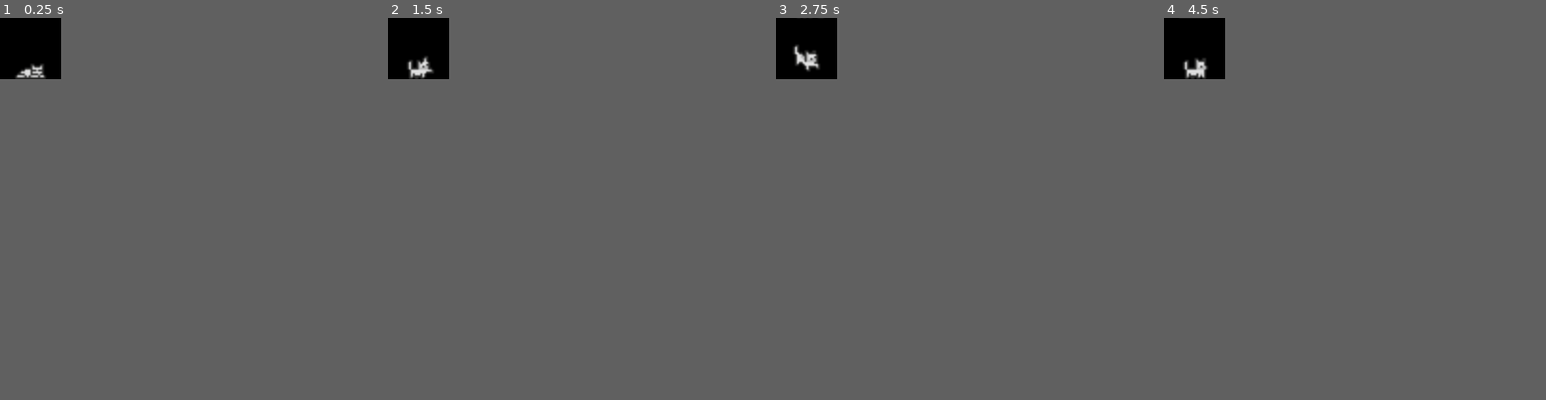
Above: before the commit, frames 1-4 (left to right).
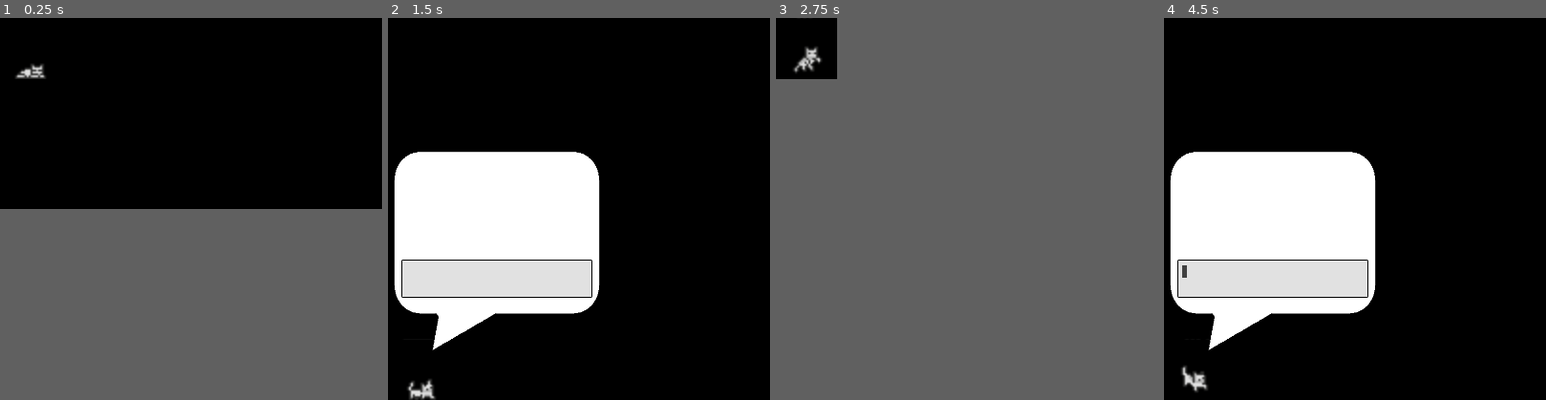
Above: after the commit, the same moments.

Repository: DoHe/clippycat
Game: Godot game, scene res://scenes/main.tscn
The game is run twice, just before and just after one commit, with the same random seed, the same clock (stepped at 60 frames per second) and the same inputs.
Inputs (mouse positions are in pixels of both pictures, inside the frame that each line leads up to):
- Up to frame 1 (0.25 s): no input
- Up to frame 2 (1.5 s): move the mouse to (433, 44) at 0.52 s; press the mouse at (433, 44) at 0.53 s; tap Middle mouse button (action_alt, bound only after the commi… at 0.8 s; release the mouse at (433, 44) at 1.25 s; drag from (407, 52) to (414, 60) at 1.27 s
- Up to frame 3 (2.75 s): move the mouse to (814, 33) at 2.02 s; press the mouse at (814, 33) at 2.03 s; tap Middle mouse button (action_alt, bound only after the commi… at 2.3 s
- Up to frame 4 (4.5 s): release the mouse at (1202, 33) at 2.75 s; drag from (1190, 60) to (1175, 40) at 2.77 s; move the mouse to (1213, 56) at 3.52 s; press the mouse at (1213, 56) at 3.53 s; tap Middle mouse button (action_alt, bound only after the commi… at 3.8 s; right-click (1213, 56) at 4.15 s; release the mouse at (1213, 56) at 4.25 s; drag from (1175, 40) to (1186, 33) at 4.27 s
In our replay, in frame 1 the window is 64x64 before the commit and 400x200 after it. These sizes can differ from the game's own. Grey fills any space a smaller window leaves; there, only what the larger window draws over its background counts as a difference.

The runs differ from the first frame. In frame 1, only the window size differs. In frame 2, 23% of the frame differs, in the area x 1-56%, y 10-100%; in frame 3, 0.3%; in frame 4, 23%, in the area x 1-56%, y 10-98%.

Commit message:
Add chat

Diff:
--- /dev/null
+++ b/globals/events.gd
@@ -0,0 +1,4 @@
+extends Node
+
+@warning_ignore_start("UNUSED_SIGNAL")
+signal character_action_triggered(action: String)
--- a/objects/character/character.gd
+++ b/objects/character/character.gd
@@ -1,4 +1,6 @@
 extends Node2D
+
+class_name Character
 
 @onready var animated_sprite: AnimatedSprite2D = %AnimatedSprite2D2
 @onready var idle_action_timer: Timer = %IdleActionTimer
@@ -28,14 +30,14 @@
 func _ready() -> void:
 	animated_sprite.animation_finished.connect(_on_animation_finished)
 	idle_action_timer.start(randf_range(idle_action_interval_min, idle_action_interval_max))
+	Events.character_action_triggered.connect(_on_character_action_triggered)
 
 
 func _unhandled_input(event: InputEvent) -> void:
-	if event.is_action_pressed("action"):
+	if event.is_action_pressed("action_alt"):
 		var idx := Random.RNG.rand_weighted(CLICK_ACTION_LIKELIHOODS.values())
 		var click_animation = CLICK_ACTION_LIKELIHOODS.keys()[idx]
 		animated_sprite.play(click_animation)
-		return
 
 
 func _on_animation_finished() -> void:
@@ -49,3 +51,8 @@
 	var idle_action_animation = IDLE_ACTION_LIKELIHOODS.keys()[idx]
 	animated_sprite.play(idle_action_animation)
 	idle_action_timer.start(randf_range(idle_action_interval_min, idle_action_interval_max))
+
+
+func _on_character_action_triggered(action: String) -> void:
+	if action == "dance":
+		animated_sprite.play("jumping2")
--- a/objects/character/character.tscn
+++ b/objects/character/character.tscn
@@ -541,8 +541,10 @@
 unique_name_in_owner = true
 scale = Vector2(2, 2)
 sprite_frames = SubResource("SpriteFrames_f6lkx")
-animation = &"pounce"
+animation = &"jumping2"
 autoplay = "sleeping"
+frame = 7
+frame_progress = 1.0
 
 [node name="IdleActionTimer" type="Timer" parent="."]
 unique_name_in_owner = true
--- a/project.godot
+++ b/project.godot
@@ -18,10 +18,14 @@
 boot_splash/fullsize=false
 config/icon="res://icon.svg"
 
+[autoload]
+
+Events="*res://globals/events.gd"
+
 [display]
 
-window/size/viewport_width=64
-window/size/viewport_height=64
+window/size/viewport_width=400
+window/size/viewport_height=200
 window/size/resizable=false
 window/size/borderless=true
 window/size/always_on_top=true
@@ -36,6 +40,21 @@
 "events": [Object(InputEventMouseButton,"resource_local_to_scene":false,"resource_name":"","device":-1,"window_id":0,"a …(257 unchanged characters)…
 ]
 }
+option={
+"deadzone": 0.2,
+"events": [Object(InputEventMouseButton,"resource_local_to_scene":false,"resource_name":"","device":-1,"window_id":0,"alt_pressed":false,"shift_pressed":false,"ctrl_pressed":false,"meta_pressed":false,"button_mask":2,"position":Vector2(247, 10),"global_position":Vector2(256, 56),"factor":1.0,"button_index":2,"canceled":false,"pressed":true,"double_click":false,"script":null)
+]
+}
+action_alt={
+"deadzone": 0.2,
+"events": [Object(InputEventMouseButton,"resource_local_to_scene":false,"resource_name":"","device":-1,"window_id":0,"alt_pressed":false,"shift_pressed":false,"ctrl_pressed":false,"meta_pressed":false,"button_mask":4,"position":Vector2(260, 17),"global_position":Vector2(269, 63),"factor":1.0,"button_index":3,"canceled":false,"pressed":true,"double_click":false,"script":null)
+]
+}
+commit={
+"deadzone": 0.2,
+"events": [Object(InputEventKey,"resource_local_to_scene":false,"resource_name":"","device":-1,"window_id":0,"alt_pressed":false,"shift_pressed":false,"ctrl_pressed":true,"meta_pressed":false,"pressed":false,"keycode":0,"physical_keycode":4194309,"key_label":0,"unicode":0,"location":0,"echo":false,"script":null)
+]
+}
 
 [rendering]
 
--- /dev/null
+++ b/scenes/main.gd
@@ -0,0 +1,41 @@
+extends Node
+
+class_name Main
+
+const character_position_small: Vector2i = Vector2i(32, 32)
+const small_window_size: Vector2i = Vector2i(64, 64)
+const character_position_large: Vector2i = Vector2i(32, 368)
+const large_window_size: Vector2i = Vector2i(400, 400)
+
+var is_dragging: bool = false
+var dragging_origin: Vector2 = Vector2.ZERO
+
+@onready var chat: Chat = %Chat
+@onready var character: Character = %Character
+
+
+func _unhandled_input(event: InputEvent) -> void:
+	if event.is_action_pressed("option"):
+		is_dragging = true
+		dragging_origin = event.position
+
+	if event.is_action_released("option"):
+		is_dragging = false
+
+	if event is InputEventMouseMotion and is_dragging:
+		get_window().position += Vector2i(event.position - dragging_origin)
+
+
+	if event.is_action_pressed("action"):
+		if chat.visible:
+			get_window().size = small_window_size
+			get_window().position.y += large_window_size.y - small_window_size.y
+			chat.hide()
+			character.position = character_position_small
+		else:
+			get_window().size = large_window_size
+			get_window().position.y -= large_window_size.y - small_window_size.y
+			character.position = character_position_large
+			chat.show()
+			chat.grab_focus()
+			chat.input.grab_focus()
--- a/scenes/main.tscn
+++ b/scenes/main.tscn
@@ -1,8 +1,16 @@
-[gd_scene load_steps=2 format=3 uid="uid://ccm3sdnh8mpch"]
+[gd_scene load_steps=4 format=3 uid="uid://ccm3sdnh8mpch"]
 
+[ext_resource type="PackedScene" uid="uid://cx0olfta7r5ok" path="res://ui/chat/chat.tscn" id="1_0wfyh"]
 [ext_resource type="PackedScene" uid="uid://syde6aockvsy" path="res://objects/character/character.tscn" id="1_o5qli"]
+[ext_resource type="Script" uid="uid://dg6vntg2di6jp" path="res://scenes/main.gd" id="1_sugp2"]
 
 [node name="Main" type="Node"]
+script = ExtResource("1_sugp2")
+
+[node name="Chat" parent="." instance=ExtResource("1_0wfyh")]
+unique_name_in_owner = true
+visible = false
 
 [node name="Character" parent="." instance=ExtResource("1_o5qli")]
+unique_name_in_owner = true
 position = Vector2(32, 32)
--- /dev/null
+++ b/ui/chat/chat.gd
@@ -0,0 +1,27 @@
+extends Container
+
+class_name Chat
+
+@onready var input: TextEdit = %Input
+@onready var output: RichTextLabel = %Output
+
+
+func _ready() -> void:
+	input.text = ""
+	output.text = ""
+
+
+func _on_input_gui_input(event: InputEvent) -> void:
+	if event.is_action_pressed("commit"):
+		send_text(input.text)
+		get_viewport().set_input_as_handled()
+
+
+func send_text(text: String) -> void:
+	output.append_text("\n[b]You said:[/b] [i]%s[/i]\n\n" % text)
+	input.text = ""
+	if text == "dance":
+		output.append_text("here you go\n")
+		Events.character_action_triggered.emit("dance")
+	else:
+		output.append_text("right now the only thing I know how to is dance\n")
--- /dev/null
+++ b/ui/chat/chat.tscn
@@ -0,0 +1,87 @@
+[gd_scene load_steps=7 format=3 uid="uid://cx0olfta7r5ok"]
+
+[ext_resource type="Texture2D" uid="uid://btyd7ro8n1yyf" path="res://assets/conversation_filled.png" id="1_bvtqp"]
+[ext_resource type="Script" uid="uid://3ngel31ad6we" path="res://ui/chat/chat.gd" id="1_ww7tl"]
+[ext_resource type="FontFile" uid="uid://c8eub6cn1fjfv" path="res://assets/fonts/roboto/Roboto_SemiCondensed-Regular.ttf" id="2_ww7tl"]
+[ext_resource type="FontFile" uid="uid://bohcrusxpau1d" path="res://assets/fonts/roboto/Roboto_SemiCondensed-Italic.ttf" id="3_uto1s"]
+[ext_resource type="FontFile" uid="uid://jr5ca07sx8ss" path="res://assets/fonts/roboto/Roboto_SemiCondensed-Bold.ttf" id="4_jw78y"]
+
+[sub_resource type="StyleBoxFlat" id="StyleBoxFlat_85g3d"]
+content_margin_left = 5.0
+content_margin_top = 5.0
+content_margin_right = 5.0
+content_margin_bottom = 5.0
+bg_color = Color(0.775063, 0.775064, 0.775063, 0.521569)
+border_width_left = 1
+border_width_top = 1
+border_width_right = 1
+border_width_bottom = 1
+border_color = Color(0, 0, 0, 1)
+
+[node name="Chat" type="MarginContainer"]
+custom_minimum_size = Vector2(500, 500)
+anchors_preset = 2
+anchor_top = 1.0
+anchor_bottom = 1.0
+offset_left = -1.0
+offset_top = -527.0
+offset_right = 499.0
+offset_bottom = -27.0
+grow_vertical = 0
+script = ExtResource("1_ww7tl")
+
+[node name="MarginContainer" type="MarginContainer" parent="."]
+layout_mode = 2
+size_flags_horizontal = 0
+size_flags_vertical = 8
+
+[node name="NinePatchRect" type="NinePatchRect" parent="MarginContainer"]
+layout_mode = 2
+texture = ExtResource("1_bvtqp")
+
+[node name="MarginContainer" type="MarginContainer" parent="MarginContainer"]
+layout_mode = 2
+theme_override_constants/margin_left = 15
+theme_override_constants/margin_top = 30
+theme_override_constants/margin_right = 15
+theme_override_constants/margin_bottom = 80
+
+[node name="VBoxContainer" type="VBoxContainer" parent="MarginContainer/MarginContainer"]
+layout_mode = 2
+
+[node name="Output" type="RichTextLabel" parent="MarginContainer/MarginContainer/VBoxContainer"]
+unique_name_in_owner = true
+custom_minimum_size = Vector2(200, 100)
+layout_mode = 2
+theme_override_colors/default_color = Color(0, 0, 0, 1)
+theme_override_fonts/normal_font = ExtResource("2_ww7tl")
+theme_override_fonts/italics_font = ExtResource("3_uto1s")
+theme_override_fonts/bold_font = ExtResource("4_jw78y")
+theme_override_font_sizes/italics_font_size = 10
+theme_override_font_sizes/normal_font_size = 10
+theme_override_font_sizes/bold_font_size = 10
+bbcode_enabled = true
+text = "This is what I am saying
+
+[i]and there is even more [/i]
+
+[b]and now even more[/b]
+
+really"
+scroll_following = true
+
+[node name="Input" type="TextEdit" parent="MarginContainer/MarginContainer/VBoxContainer"]
+unique_name_in_owner = true
+custom_minimum_size = Vector2(0, 40)
+layout_mode = 2
+theme_override_colors/current_line_color = Color(0, 0, 0, 0.160784)
+theme_override_colors/font_color = Color(0, 0, 0, 1)
+theme_override_colors/caret_color = Color(0, 0, 0, 0.717647)
+theme_override_constants/caret_width = 5
+theme_override_fonts/font = ExtResource("2_ww7tl")
+theme_override_font_sizes/font_size = 10
+theme_override_styles/normal = SubResource("StyleBoxFlat_85g3d")
+text = "this is an example prompt"
+caret_blink = true
+
+[connection signal="gui_input" from="MarginContainer/MarginContainer/VBoxContainer/Input" to="." method="_on_input_gui_input"]
Binary file added: assets/conversation.png
Not shown, added: assets/conversation.png.import
Binary file added: assets/conversation_filled.png
Not shown, added: assets/conversation_filled.png.import
Binary file added: assets/fonts/roboto/Roboto-Black.ttf
Not shown, added: assets/fonts/roboto/Roboto-Black.ttf.import
Binary file added: assets/fonts/roboto/Roboto-BlackItalic.ttf
Not shown, added: assets/fonts/roboto/Roboto-BlackItalic.ttf.import
Binary file added: assets/fonts/roboto/Roboto-Bold.ttf
Not shown, added: assets/fonts/roboto/Roboto-Bold.ttf.import
Binary file added: assets/fonts/roboto/Roboto-BoldItalic.ttf
Not shown, added: assets/fonts/roboto/Roboto-BoldItalic.ttf.import
(and 103 more such lines)
